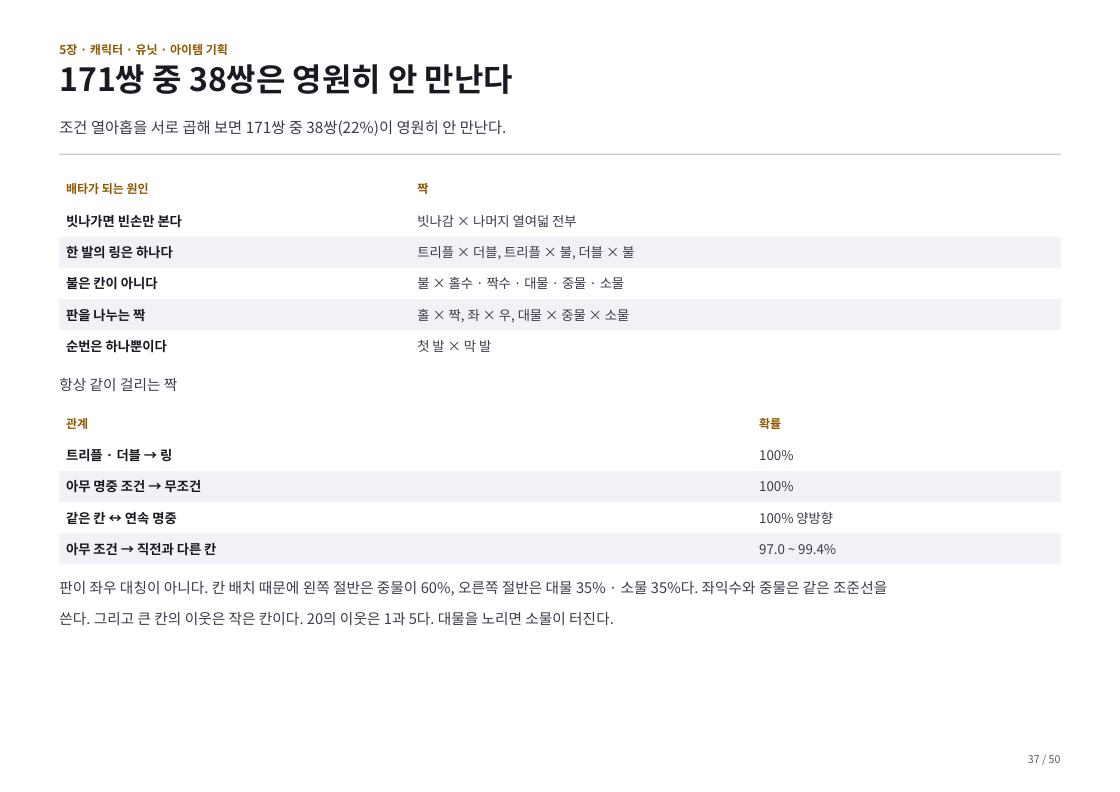
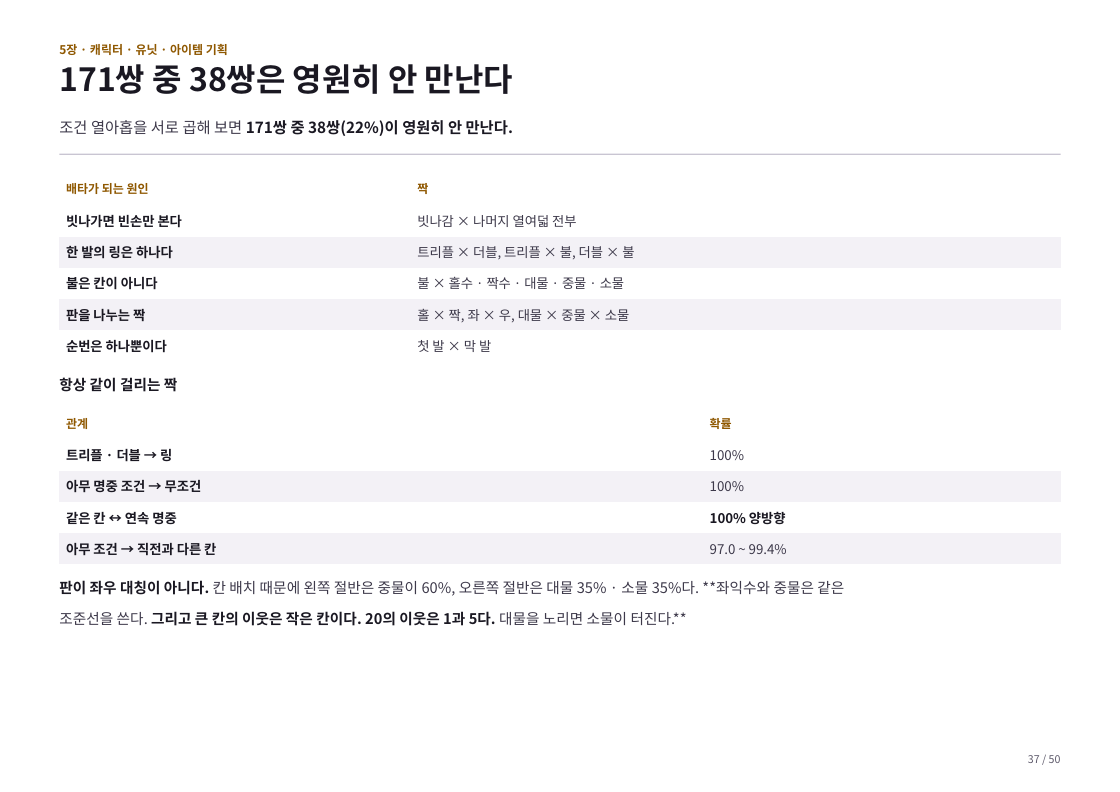
Before and after one commit to GGbong69/test-03, a slide deck: slide 37 of docs/기획서.pptx. Drawn at 1120x792 pixels with LibreOffice and Linux fonts; fonts in the diff are those of the drawing. Boxes give left, top, right and bottom in pixels: in the first picture for what was removed or moved away, otherwise in the second. Text is boxed around its words. In the diff, an @@ line names an element or a change of style, - is before the commit and + after.

```diff
--- a/docs/기획서.pptx
+++ b/docs/기획서.pptx
@@ text "조건 열아홉을 서로 곱해 보면 ..." at <box>59,118,513,138</box>: text colour #3D394A to #1A1822, bold on in "171쌍 중 38쌍(22%)이 영원히 안 만난다." @@
@@ text "항상 같이 걸리는 짝" at <box>59,377,177,392</box>: text colour #3D394A to #1A1822, bold on @@
@@ table at <box>59,409,1061,564</box> @@
@@ text colour #3D394A to #1A1822, bold on in "100% 양방향" @@
@@ text at <box>59,580,844,626</box>: text changed @@
-판이 좌우 대칭이 아니다. 칸 배치 때문에 왼쪽 절반은 중물이 60%, 오른쪽 절반은 대물 35% · 소물 35%다. 좌익수와 중물은 같은 조준선을
-쓴다. 그리고 큰 칸의 이웃은 작은 칸이다. 20의 이웃은 1과 5다. 대물을 노리면 소물이 터진다.
+판이 좌우 대칭이 아니다. 칸 배치 때문에 왼쪽 절반은 중물이 60%, 오른쪽 절반은 대물 35% · 소물 35%다. **좌익수와 중물은 같은
+조준선을 쓴다. 그리고 큰 칸의 이웃은 작은 칸이다. 20의 이웃은 1과 5다. 대물을 노리면 소물이 터진다.**
```
Also in this commit, not shown: 45 other slides changed, 2 other files.
